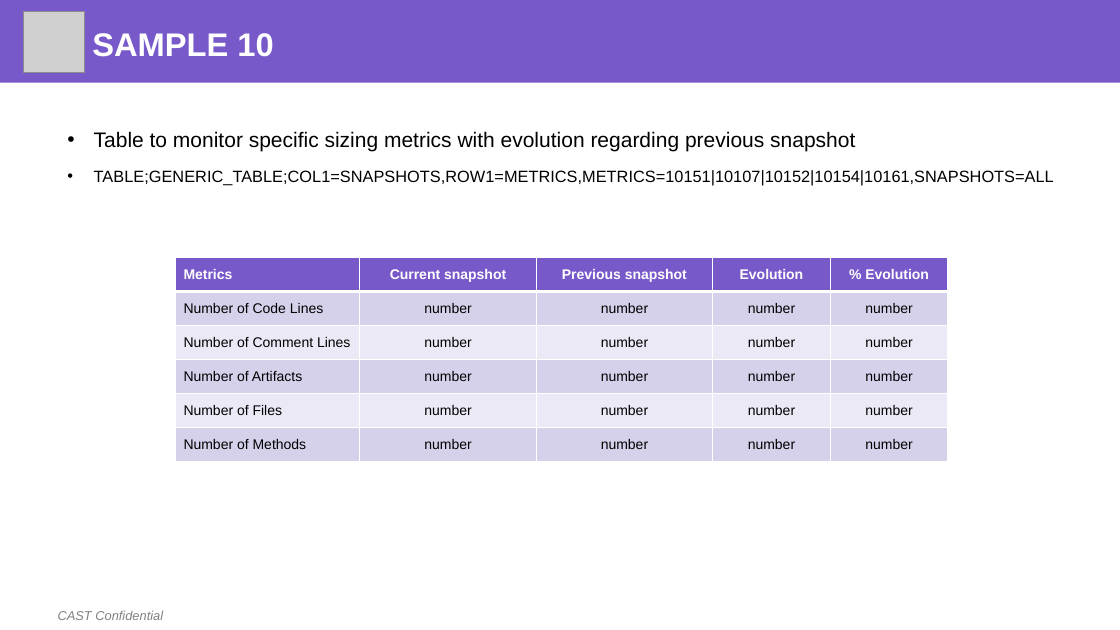
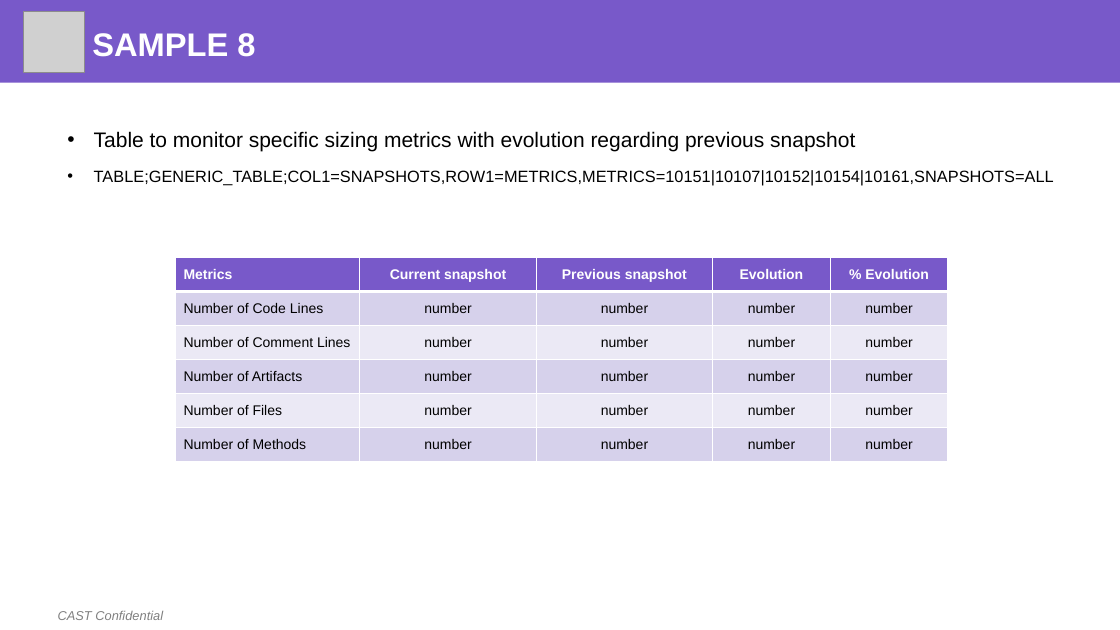
Before and after one commit to CAST-projects/ReportGenerator, a slide deck: slide 11 of CastReporting.Reporting/TemplatesFiles/Generic Table Definition.pptx. Drawn at 1120x630 pixels with LibreOffice and Linux fonts; fonts in the diff are those of the drawing; grey boxes stand for pictures; background and template pictures are left out. Boxes give left, top, right and bottom in pixels: in the first picture for what was removed or moved away, otherwise in the second. Text is boxed around its words. In the diff, an @@ line names an element or a change of style, - is before the commit and + after.

```diff
--- a/CastReporting.Reporting/TemplatesFiles/Generic Table Definition.pptx
+++ b/CastReporting.Reporting/TemplatesFiles/Generic Table Definition.pptx
@@ title at [92, 33, 255, 57]: text changed @@
-SAMPLE 10
+SAMPLE 8
```
Also in this commit, not shown: 2 other slides changed.
